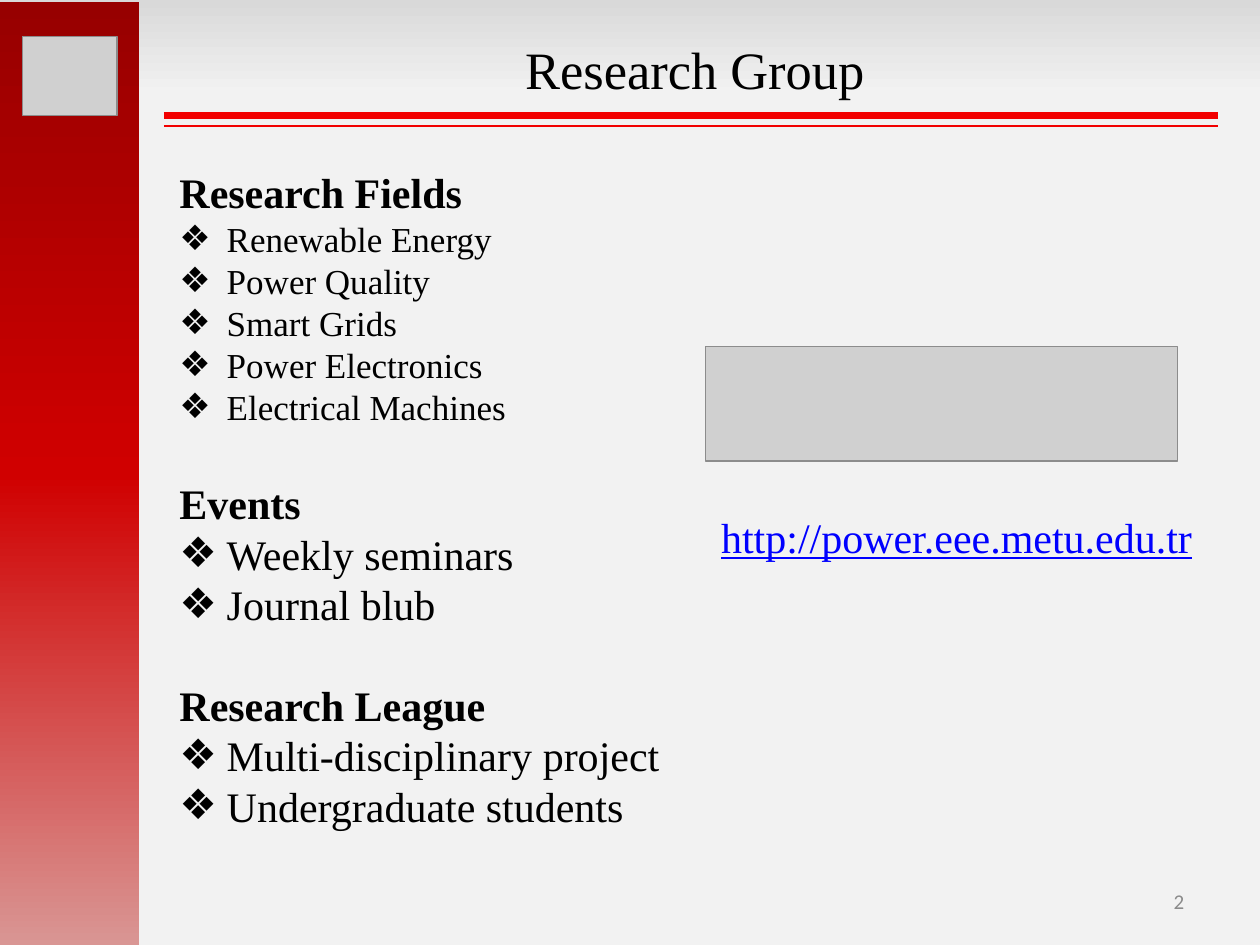
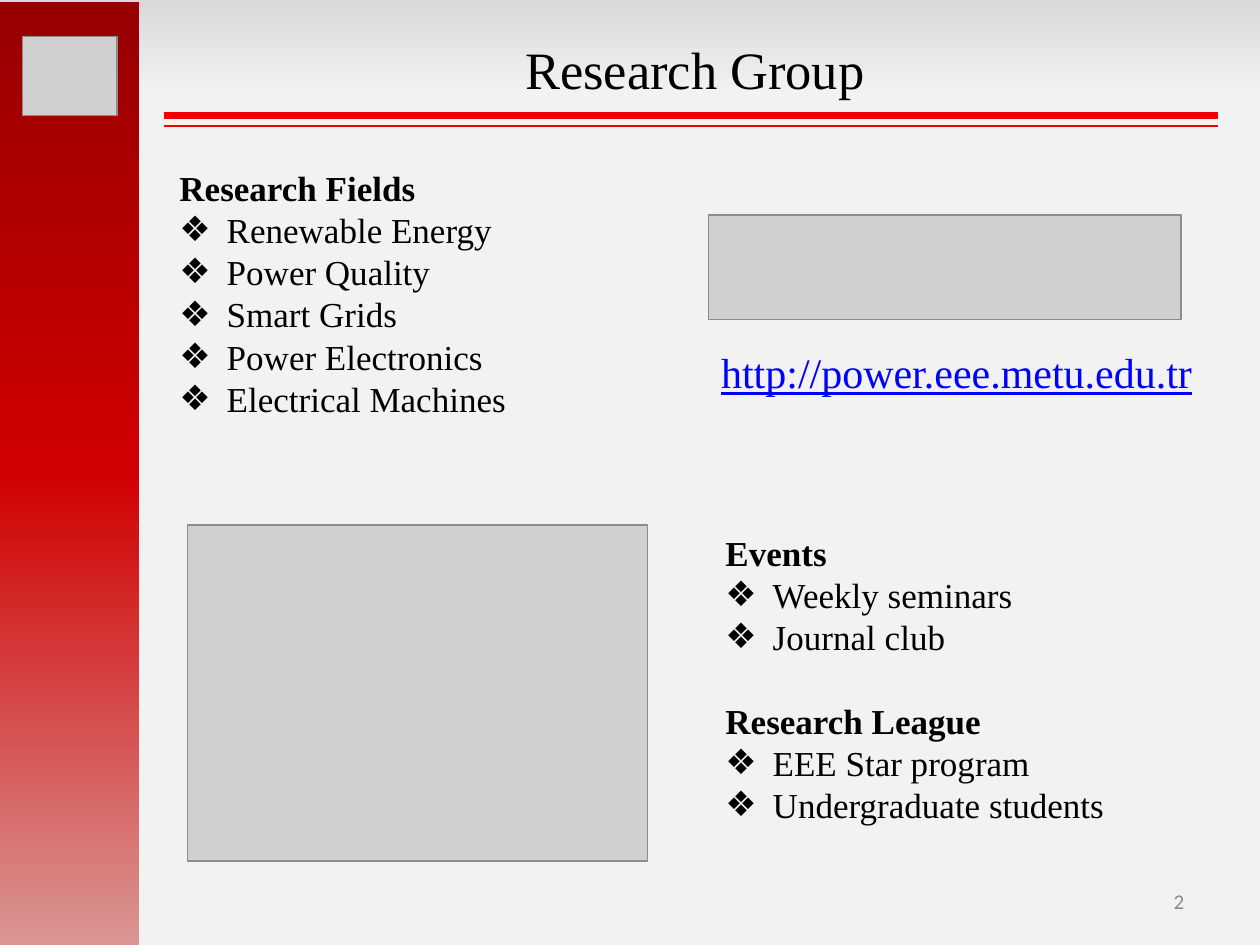
Before and after one commit to hakanpolat/IMMD, a slide deck: slide 2 of GRW2017/sunum/GRW2017_MesutUğur.pptx. Drawn at 1260x945 pixels with LibreOffice and Linux fonts; fonts in the diff are those of the drawing; grey boxes stand for pictures. Boxes give left, top, right and bottom in pixels: in the first picture for what was removed or moved away, otherwise in the second. Text is boxed around its words. In the diff, an @@ line names an element or a change of style, - is before the commit and + after.

```diff
--- a/GRW2017/sunum/GRW2017_MesutUğur.pptx
+++ b/GRW2017/sunum/GRW2017_MesutUğur.pptx
@@ text at [179, 176, 415, 202]: size 24 to 20 pt in "Research Fields" @@
@@ picture: place and size @@
-picture at [706, 346, 1178, 461]
+picture at [708, 215, 1181, 320]
@@ text "http://power.eee.metu.edu.tr": place and size @@
-text "http://power.eee.metu.edu.tr" at [721, 524, 1192, 562]
+text "http://power.eee.metu.edu.tr" at [721, 359, 1192, 397]
@@ text at [179, 491, 659, 831]: paragraphs removed @@
-Events
-❖ Weekly seminars
-❖ Journal blub
-Research League
-❖ Multi-disciplinary project
-❖ Undergraduate students
@@ picture added at [188, 525, 648, 862] @@
@@ text added at [725, 543, 1104, 825], 20 pt, text #000000 @@
+Events
+❖ Weekly seminars
+❖ Journal club
+Research League
+❖ EEE Star program
+❖ Undergraduate students
```
Also in this commit, not shown: 10 other slides changed, 4 slides added, 3 slides removed, 2 other files.
